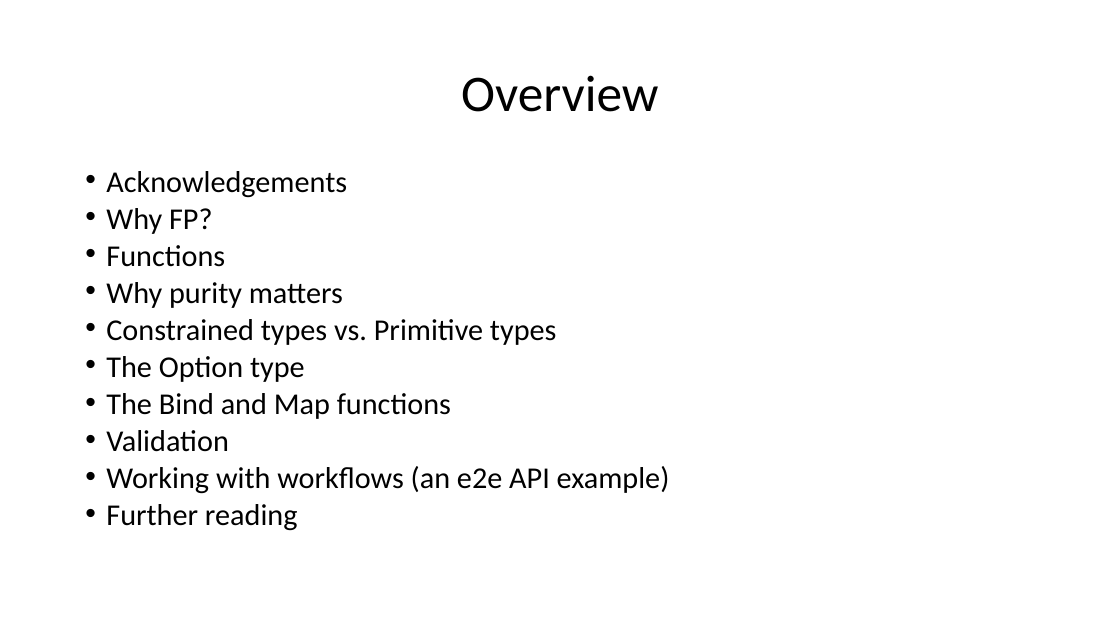
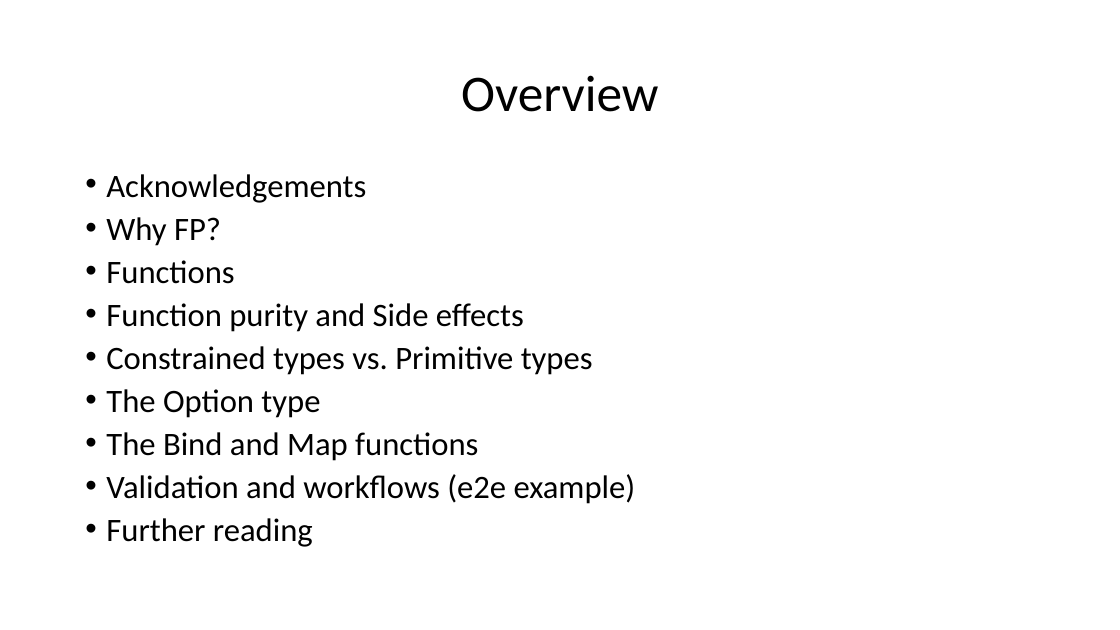
Before and after one commit to aage/fp-makes-life-easier, a slide deck: slide 2 of Presentation/FP-makes-life-easier.pptx. Drawn at 1120x630 pixels with LibreOffice and Linux fonts; fonts in the diff are those of the drawing. Boxes give left, top, right and bottom in pixels: in the first picture for what was removed or moved away, otherwise in the second. Text is boxed around its words. In the diff, an @@ line names an element or a change of style, - is before the commit and + after.

```diff
--- a/Presentation/FP-makes-life-easier.pptx
+++ b/Presentation/FP-makes-life-easier.pptx
@@ text at <box>106,174,593,547</box>: size 25.9 to 28 pt in "Acknowledgements", "Why FP?", "Functions", "Constrained types vs. Primitive types" and 3 more places; line spacing 0.7 to 0.8 @@
@@ text at <box>106,303,524,332</box>: text changed; size 25.9 to 28 pt @@
-• Why purity matters
+• Function purity and Side effects
@@ text at <box>106,474,636,504</box>: text changed; size 25.9 to 28 pt @@
-• Validation
-• Working with workflows (an e2e API example)
+• Validation and workflows (e2e example)
```
Also in this commit, not shown: 3 other slides changed.
